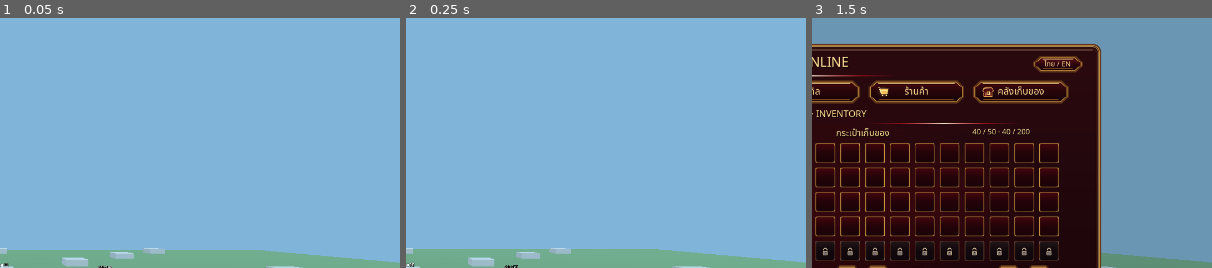
Above: before the commit, frames 1-3 (left to right).
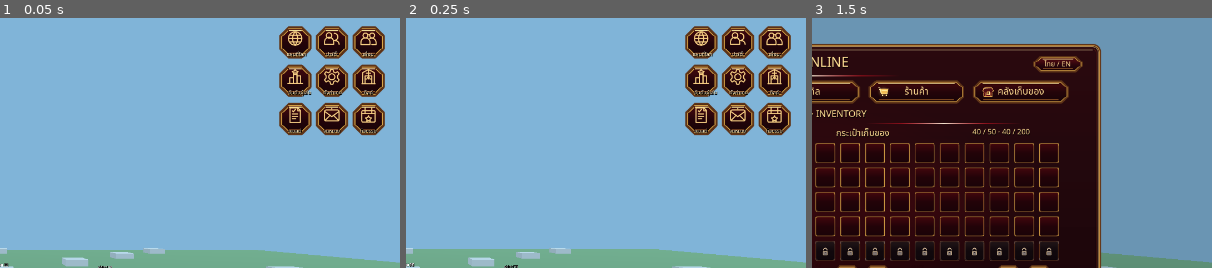
Above: after the commit, the same moments.

Repository: redfullmoon209-debug/Leoonline
Game: Godot game, scene res://scenes/main.tscn
Two runs of this game, one before a commit and one after it. Both use one fixed random seed, a clock stepped at 60 frames per second and the inputs below.
Inputs (mouse positions are % of the whole screen's width and height, from its top left):
- Up to frame 1 (0.05 s): no input
- Up to frame 2 (0.25 s): no input
- Up to frame 3 (1.5 s): click (97, 5) at 0.5 s; click "กระเป๋า" at 1.25 s
The pictures show only the part of the screen within x 50-100%, y 8-58%; the shares and areas given below are measured in that part.

The runs differ from the first frame. In frame 1, 8.3% of the frame differs, in the area x 69-97%, y 3-48%; in frame 2, 8.3%; in frame 3, nothing differs.

Commit message:
Wire real HUD menus, custom drag/resize positions, gamepad joystick, jump and pickup to the running game

Diff:
--- a/scripts/main.gd
+++ b/scripts/main.gd
@@ -17,6 +17,7 @@
 var pitch := -0.2
 var loot: Array[Area3D] = []
 var trash_dialog: ConfirmationDialog
+var hud_menu: Control
 
 func _ready() -> void:
  _register_keys()
@@ -183,9 +184,15 @@
  inventory.visibility_changed.connect(func():
   bag_button.visible = not inventory.visible
  )
+ # Keep existing Inventory texture untouched; all other HUD icon assets are
+ # freshly-authored SVGs. A single HUD manager owns saved drag/resize geometry.
+ hud_menu = load("res://scripts/hud_menu.gd").new() as Control
+ hud_menu.name = "WorldHUDMenu"
+ hud.add_child(hud_menu)
+ hud_menu.set_anchors_and_offsets_preset(Control.PRESET_FULL_RECT)
+ hud_menu.call("initialize",self,store,inventory,bag_button)
  get_viewport().size_changed.connect(func():
-  var width: float = get_viewport().get_visible_rect().size.x
-  bag_button.position = Vector2(width-72,16)
+  if is_instance_valid(hud_menu): hud_menu.call("_reflow")
  )
 
 func _starter() -> void:
@@ -202,51 +209,71 @@
   inventory.call("refresh")
 
 func _toggle() -> void:
+ if is_instance_valid(hud_menu) and hud_menu.edit_mode: return
+ if is_instance_valid(hud_menu) and hud_menu.popup.visible: hud_menu.call("_hide_popup")
  open = not open
  if open:
   inventory.call("_switch_tab",0)
  inventory.visible = open
  Input.mouse_mode = Input.MOUSE_MODE_VISIBLE if open or OS.has_feature("web") or DisplayServer.is_touchscreen_available() else Input.MOUSE_MODE_CAPTURED
 
+func _collect_nearest() -> void:
+ if open or (is_instance_valid(hud_menu) and hud_menu.is_gameplay_blocked()): return
+ var nearest: Area3D
+ var distance: float=3.0
+ for item in loot:
+  if is_instance_valid(item) and item.global_position.distance_to(character.global_position)<distance:
+   nearest=item
+   distance=item.global_position.distance_to(character.global_position)
+ if nearest != null:
+  var item_id: String=str(nearest.get_meta("id"))
+  if store.add_item(item_id):
+   loot.erase(nearest)
+   nearest.queue_free()
+   if is_instance_valid(hud_menu): hud_menu.call("record_pickup",item_id)
+
 func _physics_process(delta: float) -> void:
- var vel := character.velocity
+ var blocked: bool=open or (is_instance_valid(hud_menu) and hud_menu.is_gameplay_blocked())
+ var touch_jump: bool=false
+ if is_instance_valid(hud_menu): touch_jump=bool(hud_menu.call("consume_jump"))
+ var vel: Vector3=character.velocity
  if not character.is_on_floor():
-  vel.y -= 19.6*delta
- elif Input.is_action_just_pressed("jump") and not open:
-  vel.y = 7.5
- var v := Vector2.ZERO if open else Input.get_vector("left","right","forward","back")
- var dir := camera_arm.global_basis.x*v.x+camera_arm.global_basis.z*v.y
- dir.y = 0
- dir = dir.normalized()
- var speed := 8.0 if Input.is_action_pressed("run") else 5.0
- vel.x = dir.x*speed
- vel.z = dir.z*speed
- character.velocity = vel
+  vel.y-=19.6*delta
+ elif (Input.is_action_just_pressed("jump") or touch_jump) and not blocked:
+  vel.y=7.5
+ var v: Vector2=Vector2.ZERO if blocked else Input.get_vector("left","right","forward","back")
+ if not blocked and is_instance_valid(hud_menu):
+  var touch_move: Vector2=hud_menu.call("get_movement_vector")
+  if touch_move.length()>0.08: v=touch_move
+ var dir: Vector3=camera_arm.global_basis.x*v.x+camera_arm.global_basis.z*v.y
+ dir.y=0
+ dir=dir.normalized()
+ var sprinting: bool=Input.is_action_pressed("run") or (is_instance_valid(hud_menu) and hud_menu.run_pressed)
+ var speed: float=8.0 if sprinting else 5.0
+ vel.x=dir.x*speed
+ vel.z=dir.z*speed
+ character.velocity=vel
  character.move_and_slide()
- camera_arm.global_position = character.global_position+Vector3(0,0.5,0)
+ camera_arm.global_position=character.global_position+Vector3(0,0.5,0)
 
 func _unhandled_input(event: InputEvent) -> void:
  if event.is_action_pressed("bag") and not event.is_echo():
-  _toggle()
+  if not is_instance_valid(hud_menu) or not hud_menu.edit_mode: _toggle()
   get_viewport().set_input_as_handled()
  elif event.is_action_pressed("pickup") and not open and not event.is_echo():
-  var nearest: Area3D
-  var distance := 3.0
-  for item in loot:
-   if is_instance_valid(item) and item.global_position.distance_to(character.global_position)<distance:
-    nearest = item
-    distance = item.global_position.distance_to(character.global_position)
-  if nearest != null and store.add_item(str(nearest.get_meta("id"))):
-   loot.erase(nearest)
-   nearest.queue_free()
+  _collect_nearest()
  elif event is InputEventMouseButton and event.pressed and not open and not DisplayServer.is_touchscreen_available():
-  Input.mouse_mode = Input.MOUSE_MODE_CAPTURED
+  if not is_instance_valid(hud_menu) or not hud_menu.is_gameplay_blocked():
+   Input.mouse_mode=Input.MOUSE_MODE_CAPTURED
  elif event is InputEventMouseMotion and not open and Input.mouse_mode==Input.MOUSE_MODE_CAPTURED:
-  camera_arm.rotation.y -= event.relative.x*0.003
-  pitch = clampf(pitch-event.relative.y*0.003,-0.7,0.5)
-  camera.rotation.x = pitch
+  if not is_instance_valid(hud_menu) or not hud_menu.is_gameplay_blocked():
+   var sensitivity: float=hud_menu.camera_sensitivity if is_instance_valid(hud_menu) else 0.003
+   camera_arm.rotation.y-=event.relative.x*sensitivity
+   pitch=clampf(pitch-event.relative.y*sensitivity,-0.7,0.5)
+   camera.rotation.x=pitch
  elif event is InputEventKey and event.pressed and event.keycode==KEY_ESCAPE:
-  if open:
-   _toggle()
-  else:
-   Input.mouse_mode=Input.MOUSE_MODE_VISIBLE
+  if open: _toggle()
+  elif is_instance_valid(hud_menu) and hud_menu.is_gameplay_blocked():
+   if hud_menu.edit_mode: hud_menu.call("_finish_edit",false)
+   else: hud_menu.call("_hide_popup")
+  else: Input.mouse_mode=Input.MOUSE_MODE_VISIBLE
